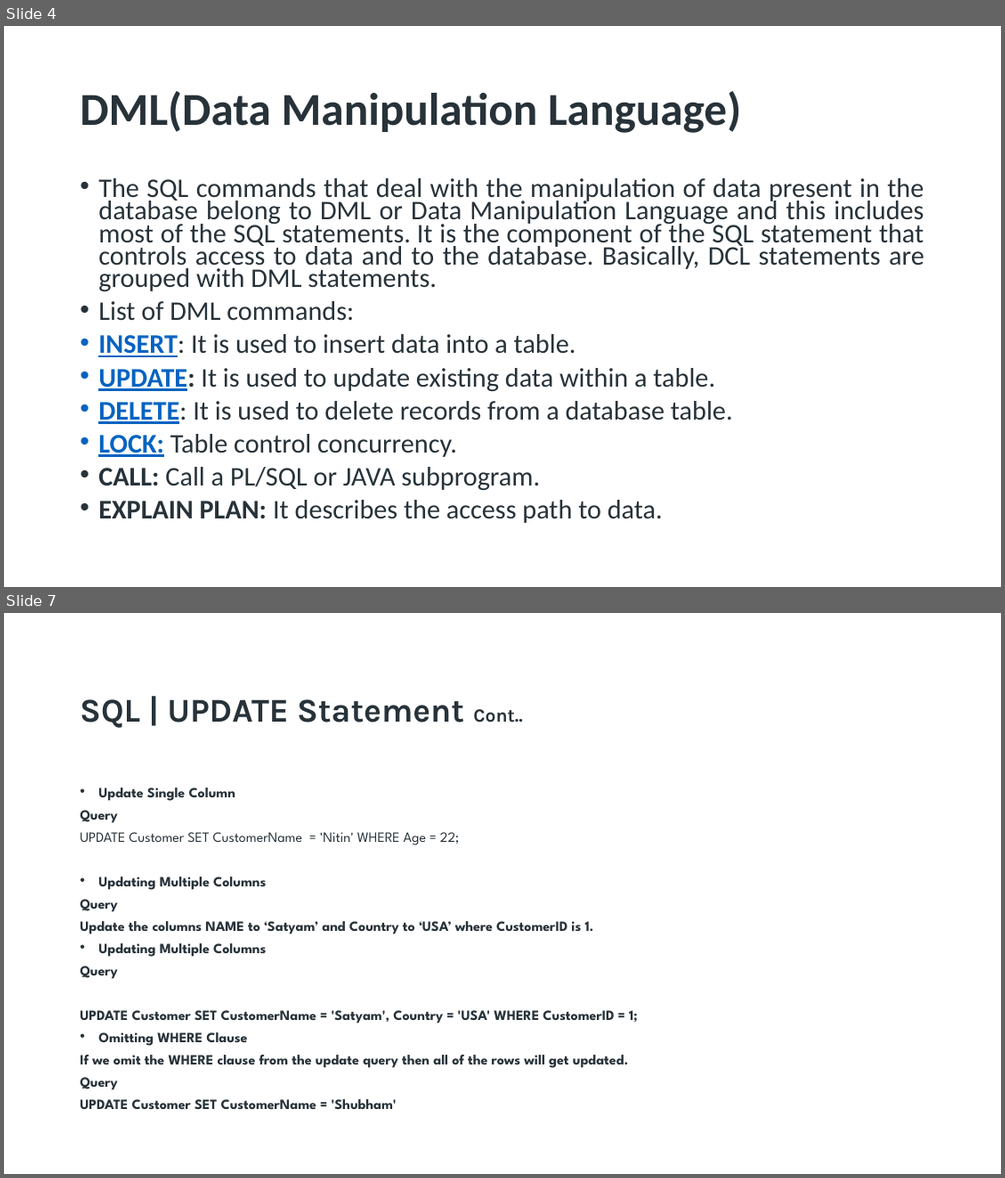
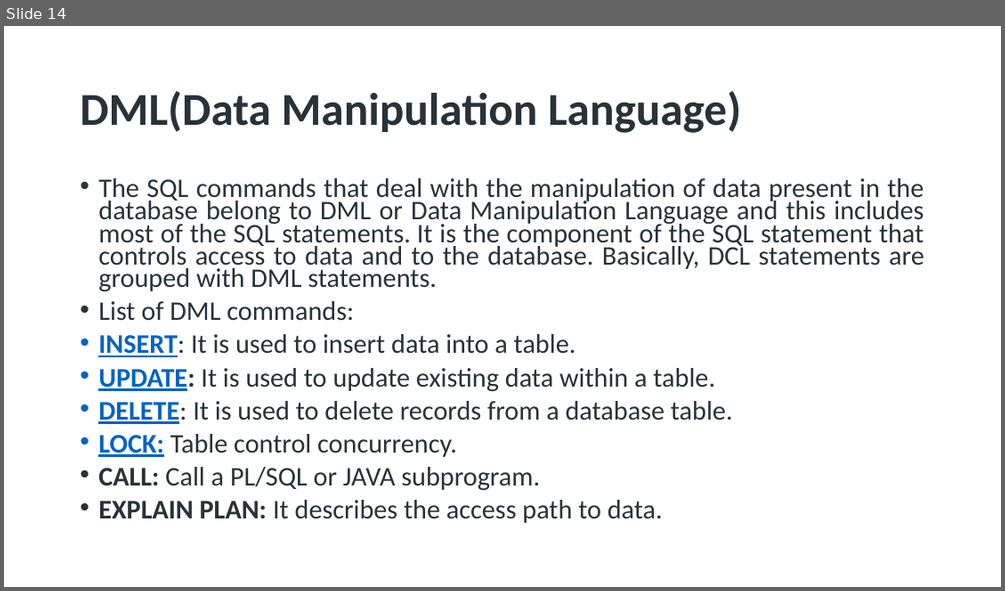
Before and after one commit to spoorthiempowher/Empowher-Curriculum-new, a slide deck: Postgres/postgress_session 3.pptx. Shown one above the other, each under a label of ours: slides 4 and 7 before the commit, slide 14 after it; the slides between them are not shown. The pictures are 1005x1178 and 1005x591 pixels, drawn with LibreOffice and Linux fonts; fonts in the diff are those of the drawing. Boxes give left, top, right and bottom in pixels: in the first picture for what was removed or moved away, otherwise in the second. Text is boxed around its words. In the diff, an @@ line names an element or a change of style, - is before the commit and + after.

```diff
--- a/Postgres/postgress_session 3.pptx
+++ b/Postgres/postgress_session 3.pptx
@@ slide 7 removed at [4,613,1001,1174], background #FFFFFF @@
@@ text removed at [80,699,523,728] @@
-SQL | UPDATE Statement Cont..
@@ text removed at [80,787,638,1109] @@
-• Update Single Column
-Query
-UPDATE Customer SET CustomerName = 'Nitin' WHERE Age = 22;
-• Updating Multiple Columns
-Query
-Update the columns NAME to ‘Satyam’ and Country to ‘USA’ where CustomerID is 1.
-• Updating Multiple Columns
-Query
-UPDATE Customer SET CustomerName = 'Satyam', Country = 'USA' WHERE CustomerID = 1;
-• Omitting WHERE Clause
-If we omit the WHERE clause from the update query then all of the rows will get updated.
-Query
-UPDATE Customer SET CustomerName = 'Shubham'
@@ what was slide 4 is now slide 14 @@
```
Also in this commit, not shown: 2 slides changed, 4 slides added, 2 other slides removed.
